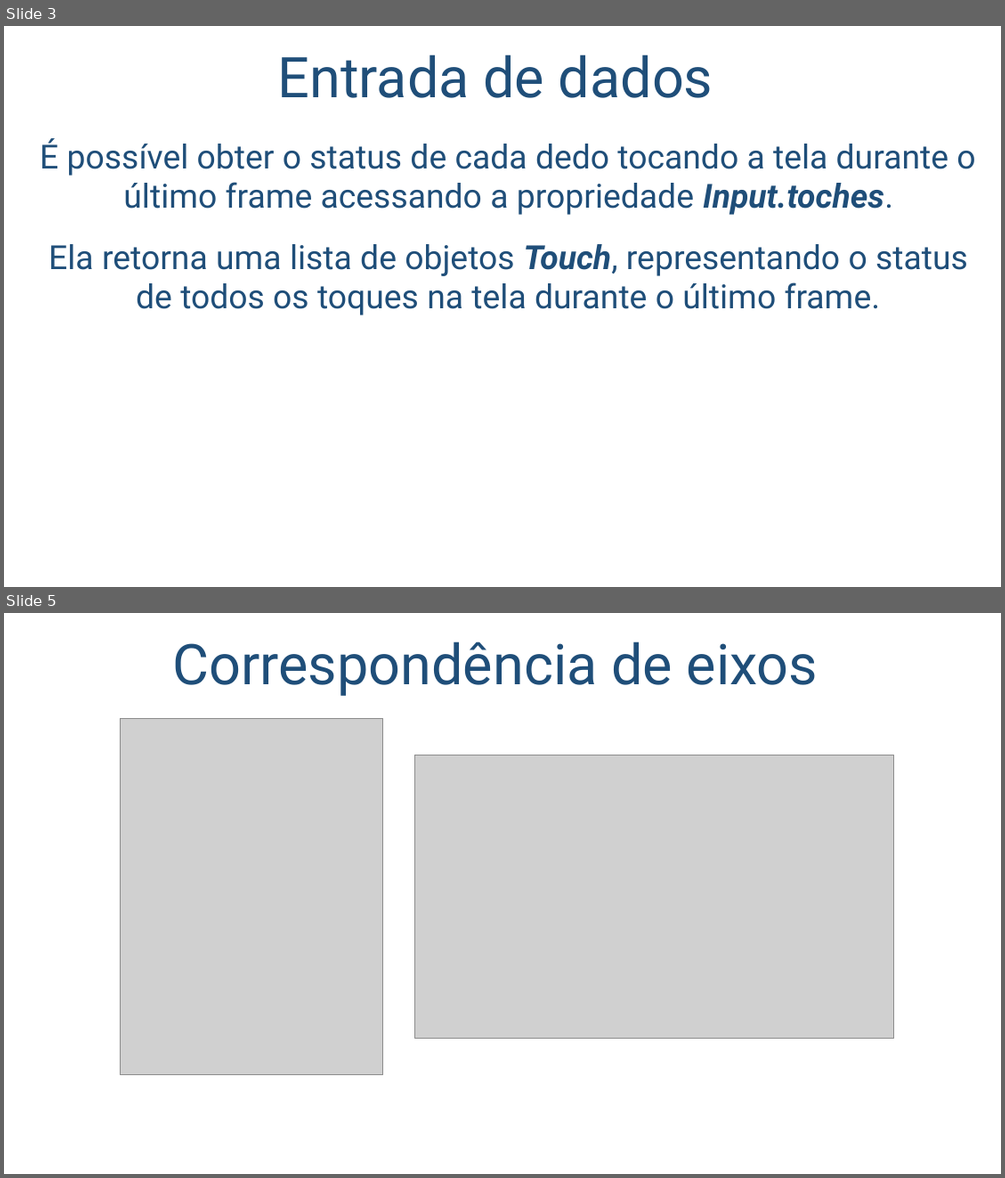
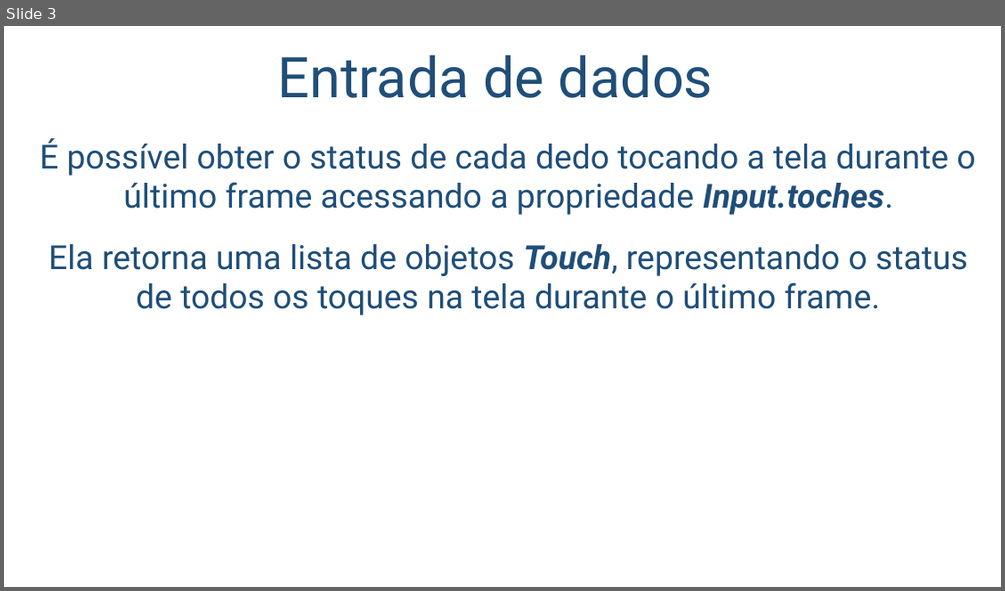
Before and after one commit to salmo-jr/public-slides, a slide deck: touch-input.pptx. Shown one above the other, each under a label of ours: slides 3 and 5 before the commit, slide 3 after it; the slides between them are not shown. The pictures are 1005x1178 and 1005x591 pixels, drawn with LibreOffice and Linux fonts; fonts in the diff are those of the drawing; grey boxes stand for pictures; background and template pictures are left out. Boxes give left, top, right and bottom in pixels: in the first picture for what was removed or moved away, otherwise in the second. Text is boxed around its words. In the diff, an @@ line names an element or a change of style, - is before the commit and + after.

```diff
--- a/touch-input.pptx
+++ b/touch-input.pptx
@@ slide 5 removed at bbox=[4, 613, 1001, 1174], background picture (left out) @@
@@ title removed at bbox=[173, 641, 818, 696] @@
-Correspondência de eixos
@@ picture removed at bbox=[121, 718, 383, 1074] @@
@@ picture removed at bbox=[415, 755, 895, 1038] @@
```
Also in this commit, not shown: 1 slide changed, 1 slide added, 2 other slides removed.
